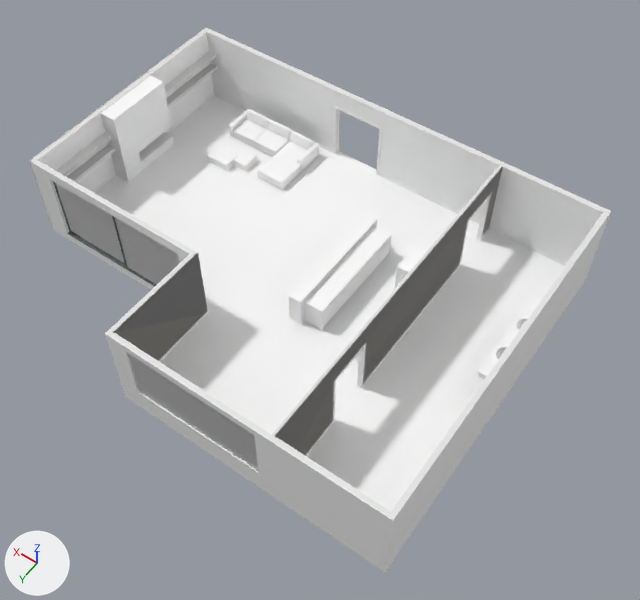
The glTF model public/models/saska.glb as it was, and as the next commit left it.
Camera for both pictures: a 50 mm lens placed at (-12.18, 13.5, 21.36), pointed at (-2.64, 0.15, 0.38). Every picture has the same lights, and +X, +Y and +Z are marked at lower left. Where no turn or scale is listed for an object, it has been applied to the vertices. Vertices at the same position are counted once.

In view in the first picture: 'geo_11', 'geo_127', 'geo_128', 'geo_35', 'geo_48', 'geo_63'.
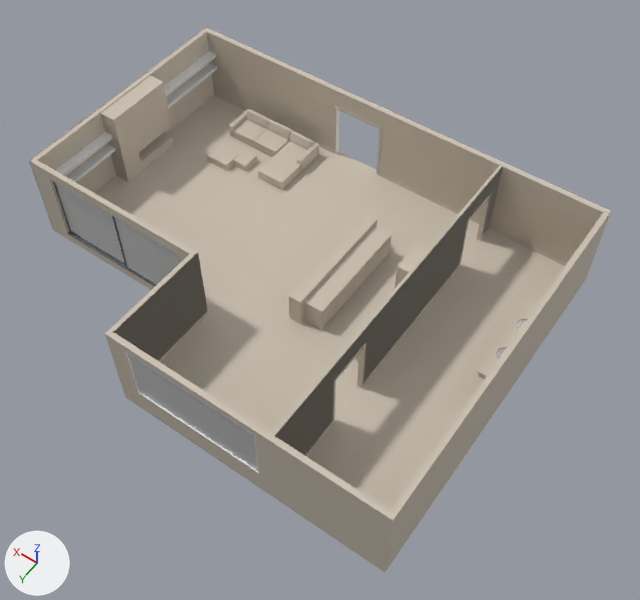
The change, as a diff of the scene's bpy script:
```diff
--- a/public/models/saska.glb.py
+++ b/public/models/saska.glb.py
@@ mat_mat11_material @@
 mat_mat11_material = principled_material('mat11-material')
-mat_mat11_material.base_color = (1.0, 1.0, 1.0)  # white #ffffff
+mat_mat11_material.base_color = (0.604, 0.533, 0.44)  # light grey #ccc1b1
@@ mat_mat48_material @@
 mat_mat48_material = principled_material('mat48-material')
-mat_mat48_material.base_color = (0.8, 0.8, 0.8)  # white #e7e7e7
+mat_mat48_material.base_color = (0.604, 0.533, 0.44)  # light grey #ccc1b1
@@ mat_mat63_material @@
 mat_mat63_material = principled_material('mat63-material')
-mat_mat63_material.base_color = (1.0, 1.0, 1.0)  # white #ffffff
+mat_mat63_material.base_color = (0.604, 0.533, 0.44)  # light grey #ccc1b1
@@ me_geo_63 @@
 me_geo_63.from_pydata(...)  # 3102 vertices, 6114 faces; spans x 2.6..17.8, y -6.5..5.0, z -0.3..2.8
 # used by ob_geo_63; location = (-11.29, 0.6, 0.0)
 # verts and faces of me_geo_63; kept vertices keep their numbers, new ones are numbered from 3102
 # before: 2 (17.1, -1.0, 2.7) at pixel (113, 119), 3 (17.1, -1.0, 0.0) at pixel (128, 182), 5 (17.6, -3.4, 2.7) at pixel (150, 75), 6 (17.6, -3.4, 0.8), 7 (17.6, -3.4, 0.0)
 # before: 8 (17.6, -3.4, 0.4), 9 (17.6, -1.7, 0.4), 10 (17.1, -3.4, 2.7) at pixel (163, 81), 11 (17.1, -3.4, 0.8) at pixel (171, 126), 12 (17.1, -1.7, 0.8) at pixel (138, 152)
 # before: 13 (17.1, -3.4, 0.4) at pixel (172, 135), 14 (17.1, -3.4, 0.0) at pixel (174, 144), 15 (17.1, -1.7, 0.4) at pixel (140, 162)
 # before: 28 (6.6, -2.1, 2.7) at pixel (415, 244), 29 (6.1, -2.1, 2.7), 30 (6.1, -1.2, 2.7), 31 (6.6, -1.2, 2.7) at pixel (397, 266), 32 (6.1, -2.1, 1.8)
 # before: 33 (6.6, -2.1, 1.8), 34 (6.6, -1.2, 1.8) at pixel (394, 287)
+# me_geo_63 part 1
+delete_vertices([8, 10, 13, 14, 15])  # with the faces that use them
+delete_faces([(2, 3, 12), (5, 11, 6)])
+# me_geo_63 part 2
+delete_vertices([28, 33])  # with the faces that use them
 me_geo_63.materials.append(mat_mat63_material)
```

Boxes (x1, y1, x2, y2) around the edits, measured in the pictures (640 x 600 px):
'geo_63', recoloured (white to grey)
    both: (29, 28, 610, 511)
'geo_11', recoloured
    both: (30, 32, 611, 572)
'geo_48', recoloured (white to grey)
    both: (31, 28, 610, 520)
'Hotspot_geo_fireplace', now drawn
    after: (114, 75, 174, 182)
'Hotspot_geo_air_vent', now drawn
    after: (398, 245, 427, 272)
part 1 of me_geo_63, deleted
    before: (114, 75, 174, 182)
part 2 of me_geo_63, deleted
    before: (398, 245, 427, 272)
